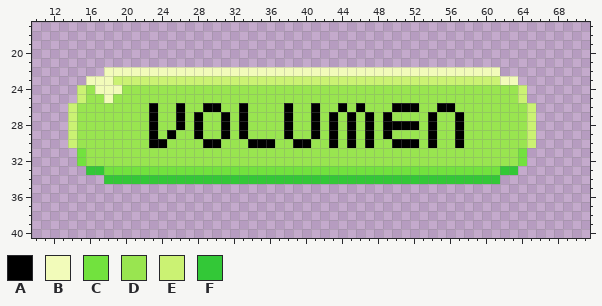
Pixel-art file -- AsepriteFiles/UI/Button_All.aseprite. Above, as it was before the edit.
272x227 pixels, 1 frame. Shown: x 10..71, y 17..40.
Palette (. is transparent): A #000000  B #f2fbba  C #72e23e  D #99e550  E #cbf273  F #33c837
Pixels before, first column x 14:
22 ....BBBBBBBBBBBBBBBBBBBBBBBBBBBBBBBBBBBBBBBBBBBB....
23 ..BBBEEEEEEEEEEEEEEEEEEEEEEEEEEEEEEEEEEEEEEEEEEEBB..
24 .EDBBBDDDDDDDDDDDDDDDDDDDDDDDDDDDDDDDDDDDDDDDDDDDDE.
25 .EDDBDDDDDDDDDDDDDDDDDDDDDDDDDDDDDDDDDDDDDDDDDDDDDE.
26 EDDDDDDDDADDADDAADDADDDDADDADDADADDDAAADDAADDDDDDDDE
27 EDDDDDDDDADDADADDADADDDDADDADADADADADDDDADDADDDDDDDE
28 EDDDDDDDDADDADADDADADDDDADDADADADADAAAADADDADDDDDDDE
29 EDDDDDDDDADADDADDADADDDDADDADADADADADDDDADDADDDDDDDE
30 EDDDDDDDDAADDDDAADDDAAADDAADDADADADDAAADADDADDDDDDDE
31 .CDDDDDDDDDDDDDDDDDDDDDDDDDDDDDDDDDDDDDDDDDDDDDDDDC.
32 .CDDDDDDDDDDDDDDDDDDDDDDDDDDDDDDDDDDDDDDDDDDDDDDDDC.
33 ..FFCCCCCCCCCCCCCCCCCCCCCCCCCCCCCCCCCCCCCCCCCCCCFF..
34 ....FFFFFFFFFFFFFFFFFFFFFFFFFFFFFFFFFFFFFFFFFFFF....
Once edited:
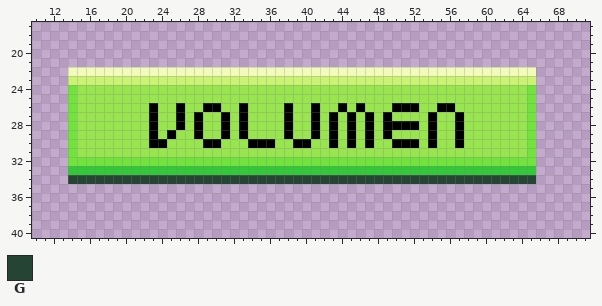
Colours new in this view: G #264434
The edit:
Colour B is added in row 22 at x 14 to 17 and 62 to 65.
Colour C is added in rows 24 to 25 at x 14 and 65; in rows 31 to 32 at x 14 and 65.
Colour C replaces colour D in row 32 at x 16 to 63.
Colour C replaces colour E in rows 26 to 30 at x 14 and 65.
Colour D replaces colour B in row 24 at x 17 to 19; in row 25 at x 18.
Colour D replaces colour C in row 31 at x 15 and 64.
Colour D replaces colour E in rows 24 to 25 at x 15 and 64.
Colour E is added in row 23 at x 14 to 15 and 64 to 65.
Colour E replaces colour B in row 23 at x 16 to 18 and 62 to 63.
Colour F is added in row 33 at x 14 to 15 and 64 to 65.
Colour F replaces colour C in row 33 at x 18 to 61.
Colour G is added in row 34 at x 14 to 17 and 62 to 65.
Colour G replaces colour F in row 34 at x 18 to 61.
Boxes around the changes in both pictures, in picture pixels (x1, y1, x2, y2):
changed: (68, 67, 536, 184)
